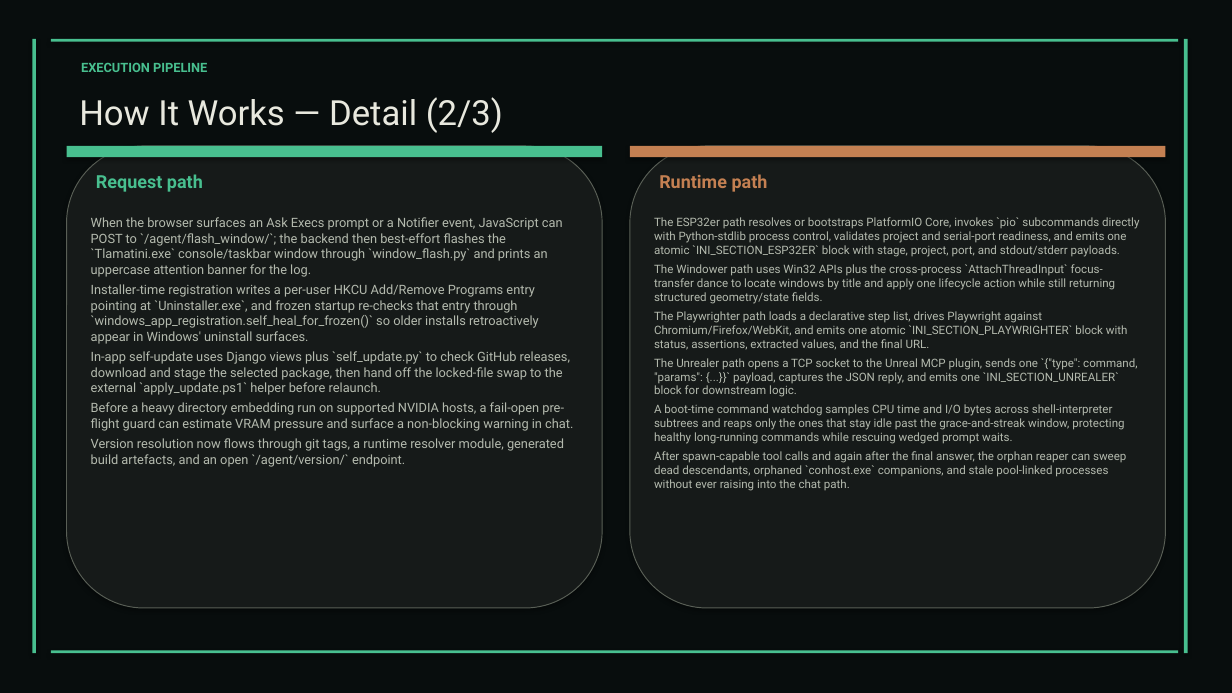
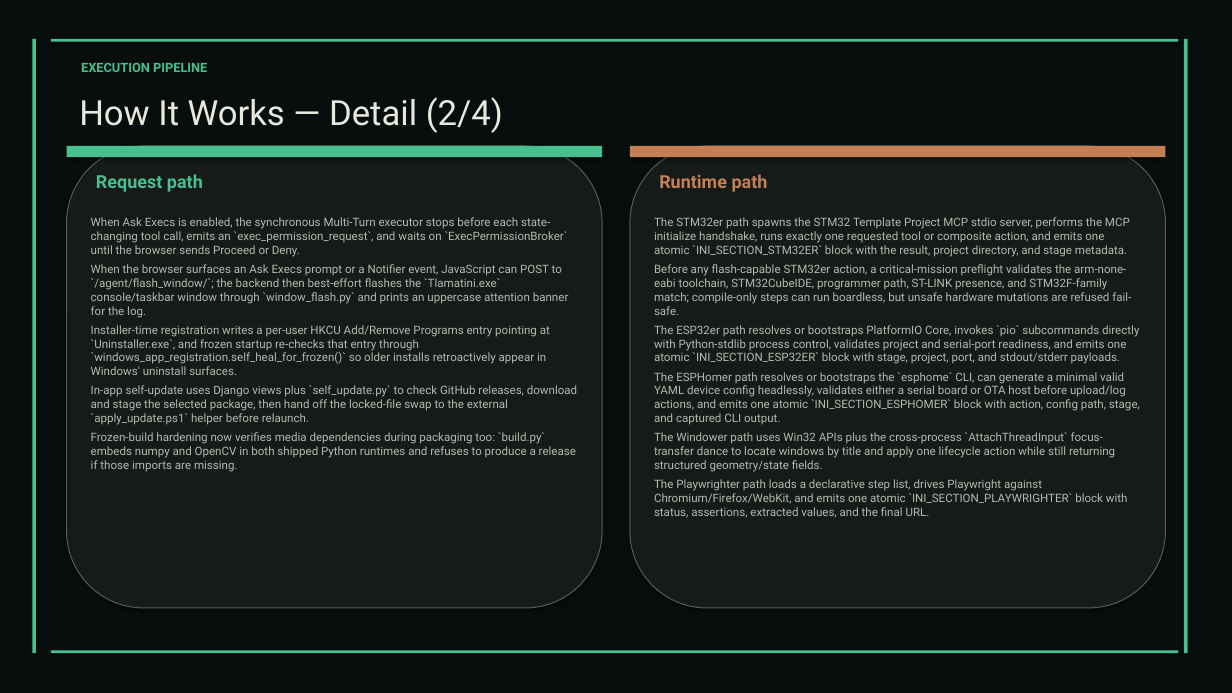
Before and after one commit to XAIHT/web-app, a slide deck: slide 9 of Tlamatini_eXtended_Artificial_Intelligence_Humanly_Tempered.pptx. Drawn at 1232x693 pixels with LibreOffice and Linux fonts; fonts in the diff are those of the drawing. Boxes give left, top, right and bottom in pixels: in the first picture for what was removed or moved away, otherwise in the second. Text is boxed around its words. In the diff, an @@ line names an element or a change of style, - is before the commit and + after.

Commit message:
Updated the info covering Tlamatini's v1.24.0, by angelahack1

```diff
--- a/Tlamatini_eXtended_Artificial_Intelligence_Humanly_Tempered.pptx
+++ b/Tlamatini_eXtended_Artificial_Intelligence_Humanly_Tempered.pptx
@@ text at (x1=79, y1=97, x2=503, y2=133): text changed @@
-How It Works — Detail (2/3)
+How It Works — Detail (2/4)
@@ text at (x1=91, y1=217, x2=568, y2=257): paragraph added @@
+When Ask Execs is enabled, the synchronous Multi-Turn executor stops before each state-changing tool call, emits an `exec_permission_request`, and waits on `ExecPermissionBroker` until the browser sends Proceed or Deny.
@@ text at (x1=654, y1=217, x2=1131, y2=315): paragraphs added @@
+The STM32er path spawns the STM32 Template Project MCP stdio server, performs the MCP initialize handshake, runs exactly one requested tool or composite action, and emits one atomic `INI_SECTION_STM32ER` block with the result, project directory, and stage metadata.
+Before any flash-capable STM32er action, a critical-mission preflight validates the arm-none-eabi toolchain, STM32CubeIDE, programmer path, ST-LINK presence, and STM32F-family match; compile-only steps can run boardless, but unsafe hardware mutations are refused fail-safe.
@@ text at (x1=91, y1=264, x2=577, y2=425): size 10 to 9 pt in "When the browser surfaces an Ask Execs ...", "Installer-time registration writes a per-user HKCU Add/Remov ...", "In-app self-update uses Django views plus `self_update.py` ..." @@
@@ text at (x1=654, y1=358, x2=1137, y2=491): paragraphs removed @@
-The Unrealer path opens a TCP socket to the Unreal MCP plugin, sends one `{"type": command, "params": {...}}` payload, captures the JSON reply, and emits one `INI_SECTION_UNREALER` block for downstream logic.
-A boot-time command watchdog samples CPU time and I/O bytes across shell-interpreter subtrees and reaps only the ones that stay idle past the grace-and-streak window, protecting healthy long-running commands while rescuing wedged prompt waits.
-After spawn-capable tool calls and again after the final answer, the orphan reaper can sweep dead descendants, orphaned `conhost.exe` companions, and stale pool-linked processes without ever raising into the chat path.
@@ text at (x1=654, y1=372, x2=1140, y2=425): paragraph added @@
+The ESPHomer path resolves or bootstraps the `esphome` CLI, can generate a minimal valid YAML device config headlessly, validates either a serial board or OTA host before upload/log actions, and emits one atomic `INI_SECTION_ESPHOMER` block with action, config path, stage, and captured CLI output.
@@ text at (x1=91, y1=432, x2=576, y2=472): text changed; size 10 to 9 pt @@
-Before a heavy directory embedding run on supported NVIDIA hosts, a fail-open pre-flight guard can estimate VRAM pressure and surface a non-blocking warning in chat.
-Version resolution now flows through git tags, a runtime resolver module, generated build artefacts, and an open `/agent/version/` endpoint.
+Frozen-build hardening now verifies media dependencies during packaging too: `build.py` embeds numpy and OpenCV in both shipped Python runtimes and refuses to produce a release if those imports are missing.
```
Also in this commit, not shown: 59 other slides changed, 5 slides added, 1 slide removed, 9 other files.
